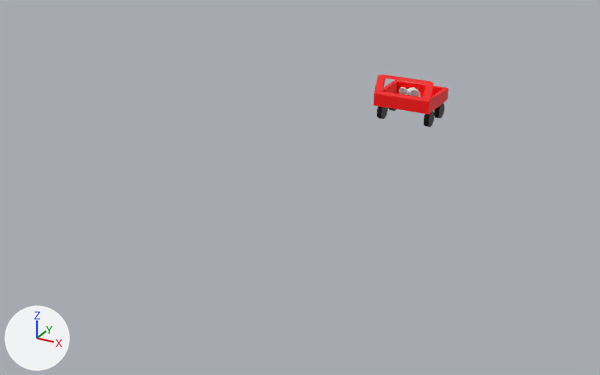
The Blender file Assets/Character/Models/models.blend: old version first, new version second.
The view is the same before and after, from a 50 mm camera at (22.1, -58.0, 19.6) aimed at (-2.6, -13.0, -2.9). The lights are fixed; the arrows at lower left show +X, +Y and +Z.

In view in the first picture: 'Car'.
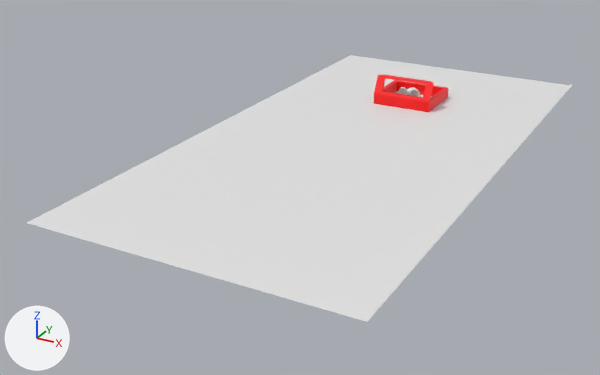
Pixel boxes (x1, y1, x2, y2) of what changed, in the pictures (600 x 375 px):
'Yard', added
    after: (27, 117, 501, 322)
'House', added
    after: (232, 55, 572, 167)

Edits to the bpy script that builds the scene:
```text
Add me_plane_003:
    me_plane_003.from_pydata([(-10.0, -10.0, 0.0), (10.0, -10.0, 0.0), (-10.0, 10.0, 0.0), (10.0, 10.0, 0.0)], [], [(0, 1, 3, 2)])
Add ob_yard:
    ob_yard = bpy.data.objects.new('Yard', me_plane_003)
    ob_yard.location = (0.0, -20.0, 0.0)
Add ob_house:
    ob_house = bpy.data.objects.new('House', me_plane_003.copy())
    ob_house.location = (0.0, 0.0, 0.0)
```
